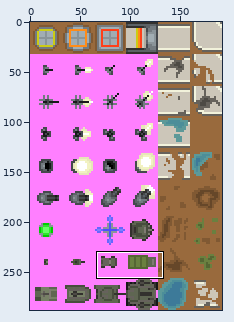
File history of a sprite sheet, Images/Spritesheet32.png. The first picture is a wide view before the edit; the outline marks the close-up.
Close-up. Earlier state:
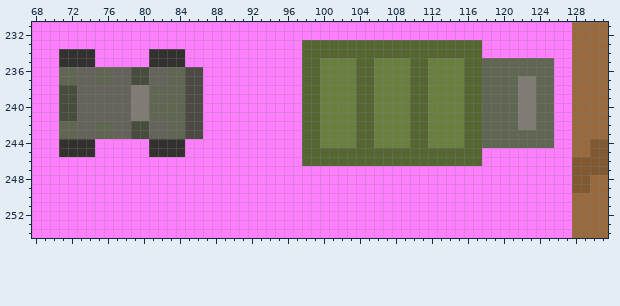
The file is 192x288 pixels. Colours within 5 levels of each other are drawn and written as one. Shown: x 68..131, y 231..254.
Once edited:
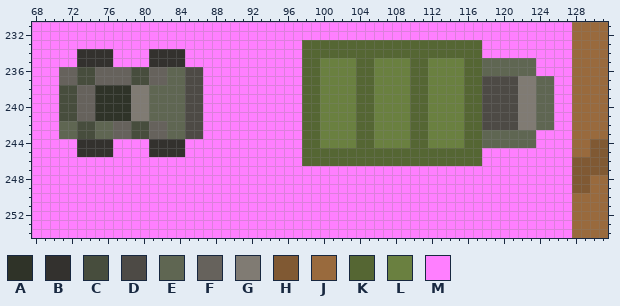
Palette (. is transparent): A #2f3328  B #33312e  C #474d3d  D #4d4a45  E #5f6652  F #66625c  G #807b73  H #805933  J #996a3d  K #556633  L #6a8040  M #ff7fff
Edits made:
The edit turns colour F into colour A in rows 238 to 241 at x 75 to 78.
The edit turns colour M into colour B in rows 234 to 235 at x 75 to 76; in rows 244 to 245 at x 75 to 76.
The edit turns colour F into colour C in rows 236 to 237 at x 73 to 74; in rows 242 to 243 at x 73 to 74.
The edit turns colour E into colour D in rows 237 to 242 at x 118 to 121.
The edit turns colour E into colour F in rows 236 to 237 at x 71 to 72 and 75 to 76.
The edit turns colour B into colour M in rows 234 to 235 at x 71 to 72; in rows 244 to 245 at x 71 to 72.
The edit turns colour E into colour M in rows 235 to 236 at x 124 to 125; in rows 243 to 244 at x 124 to 125.
Pixel boxes of the changes (left, top, right, bottom) in both close-ups:
changed: (59, 49, 131, 157)
changed: (482, 58, 554, 148)
